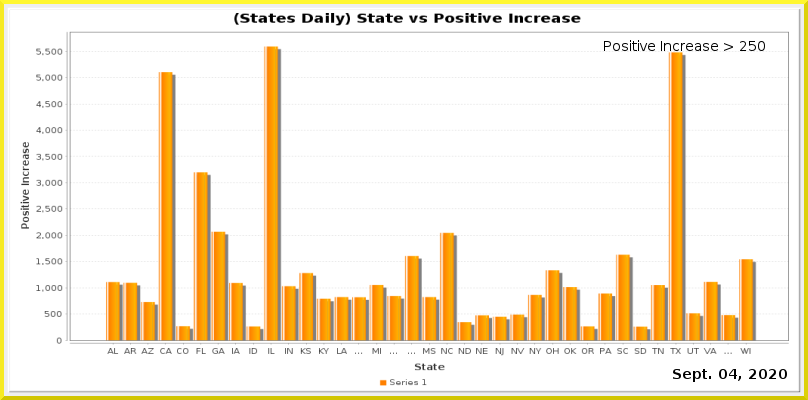
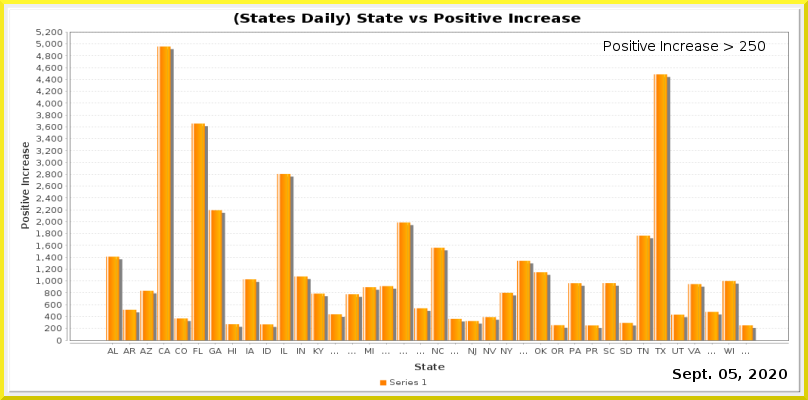
The second (808, 400) image is a revision of the first. Changes to its layers:
painted on "Current Date" over [729, 369, 737, 379]
painted on "Date_vs_TestIncrease.png" over [36, 29, 789, 356]
